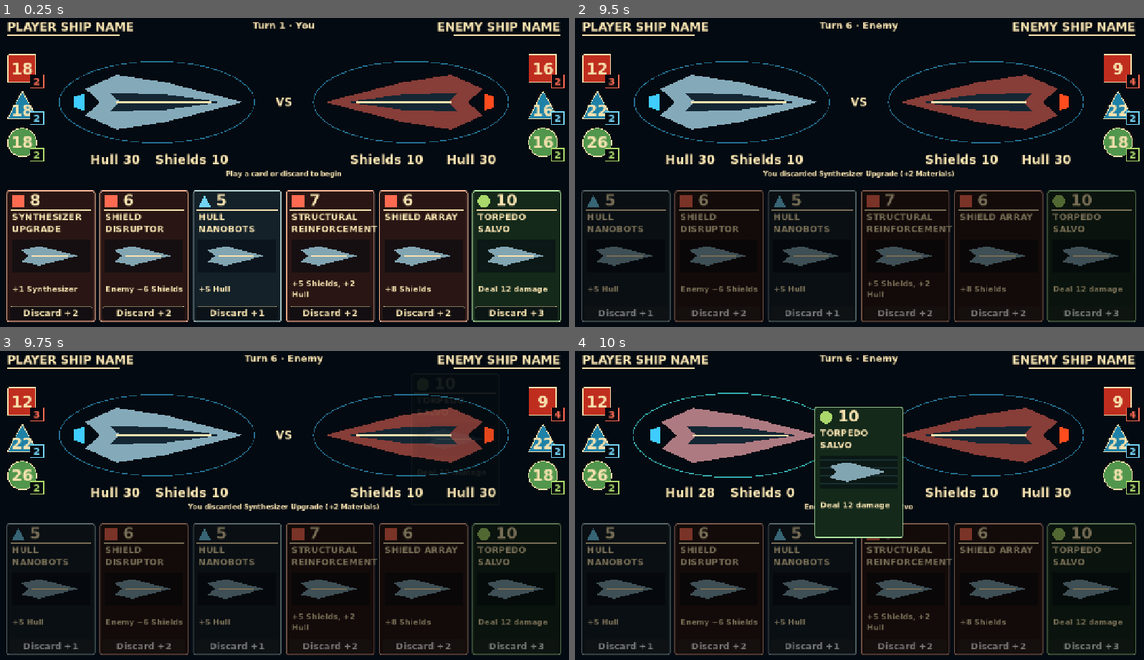
Above: before the commit, frames 1-4 (two rows, left to right).
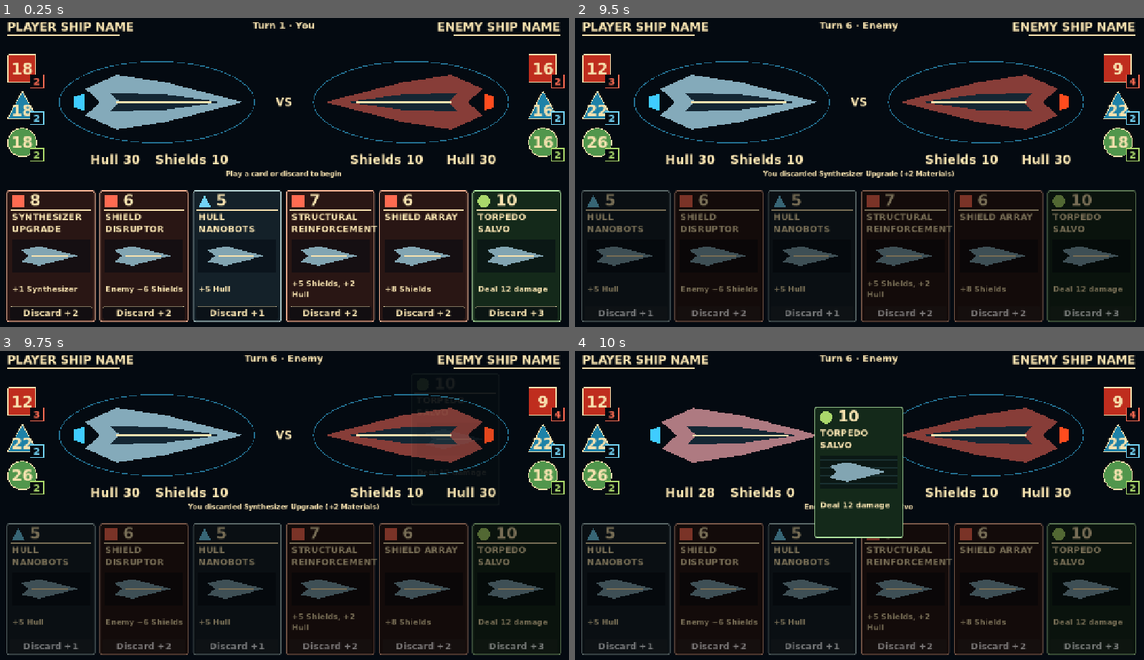
Above: after the commit, the same moments.

Repository: RPGMaster2000/arcospace
Game: Godot game, scene res://scenes/board.tscn
Two runs of this game, one before a commit and one after it. Both use one fixed random seed, a clock stepped at 60 frames per second and the inputs below.
Inputs (mouse positions are in pixels of both pictures, inside the frame that each line leads up to):
- Up to frame 1 (0.25 s): no input
- Up to frame 2 (9.5 s): click "8" at 0.5 s; move the mouse to (984, 157) at 1.27 s; click (984, 157) at 1.42 s; drag from (745, 191) to (831, 237) at 2.02 s; move the mouse to (916, 104) at 2.77 s; click (916, 104) at 2.92 s; drag from (831, 237) to (688, 126) at 3.52 s; click "6" at 4.25 s; move the mouse to (1030, 221) at 5.02 s; click (1030, 221) at 5.17 s; drag from (688, 126) to (774, 92) at 5.77 s; tap Enter at 6.5 s; move the mouse to (887, 175) at 6.52 s; click (887, 175) at 6.67 s; tap Space at 7.25 s; drag from (774, 92) to (745, 191) at 7.27 s; click "Discard +2" at 8 s; move the mouse to (984, 157) at 8.77 s; click (984, 157) at 8.92 s
- Up to frame 3 (9.75 s): tap Enter at 9.5 s; drag from (170, 524) to (256, 570) at 9.52 s
- Up to frame 4 (10 s): no input

Frames 1-3 are identical in both runs. In frame 4, 0.2% of the frame differs, in the area x 10-43%, y 13-42%.

Commit message:
Hide shield bubbles at zero shields and restore them when positive

Diff:
--- a/scripts/board.gd
+++ b/scripts/board.gd
@@ -228,6 +228,8 @@
 
 
 func refresh_display() -> void:
+	$PlayerShip/ShieldPlaceholder.visible = player_shields > 0
+	$EnemyShip/ShieldPlaceholder.visible = enemy_shields > 0
 	var player_can_act: bool = winner.is_empty() and current_actor == "player" and not resolving_card
 	if winner.is_empty():
 		$TurnLabel.text = "Turn %d · %s" % [turn_number, "You" if current_actor == "player" else "Enemy"]
